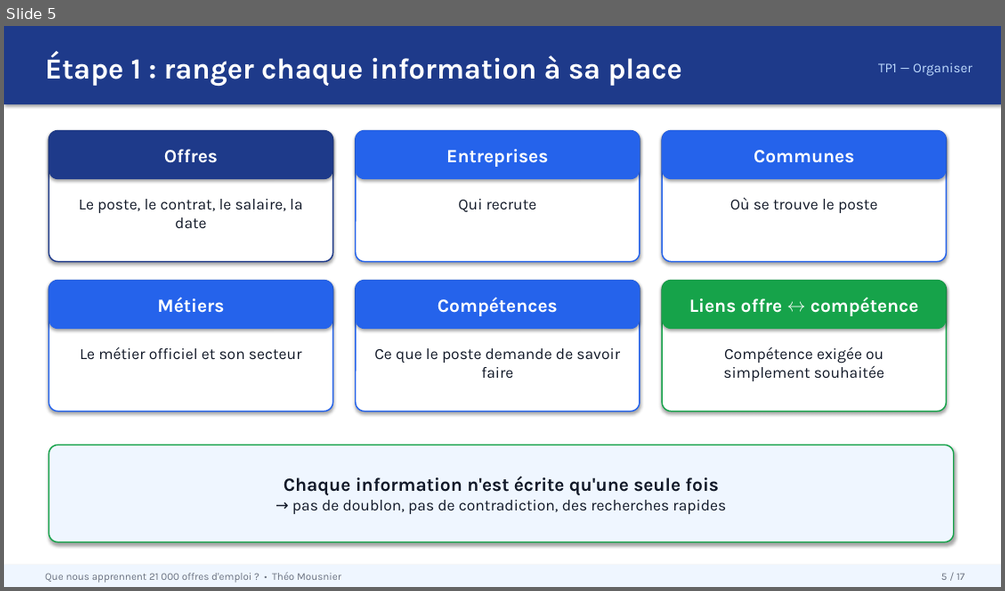
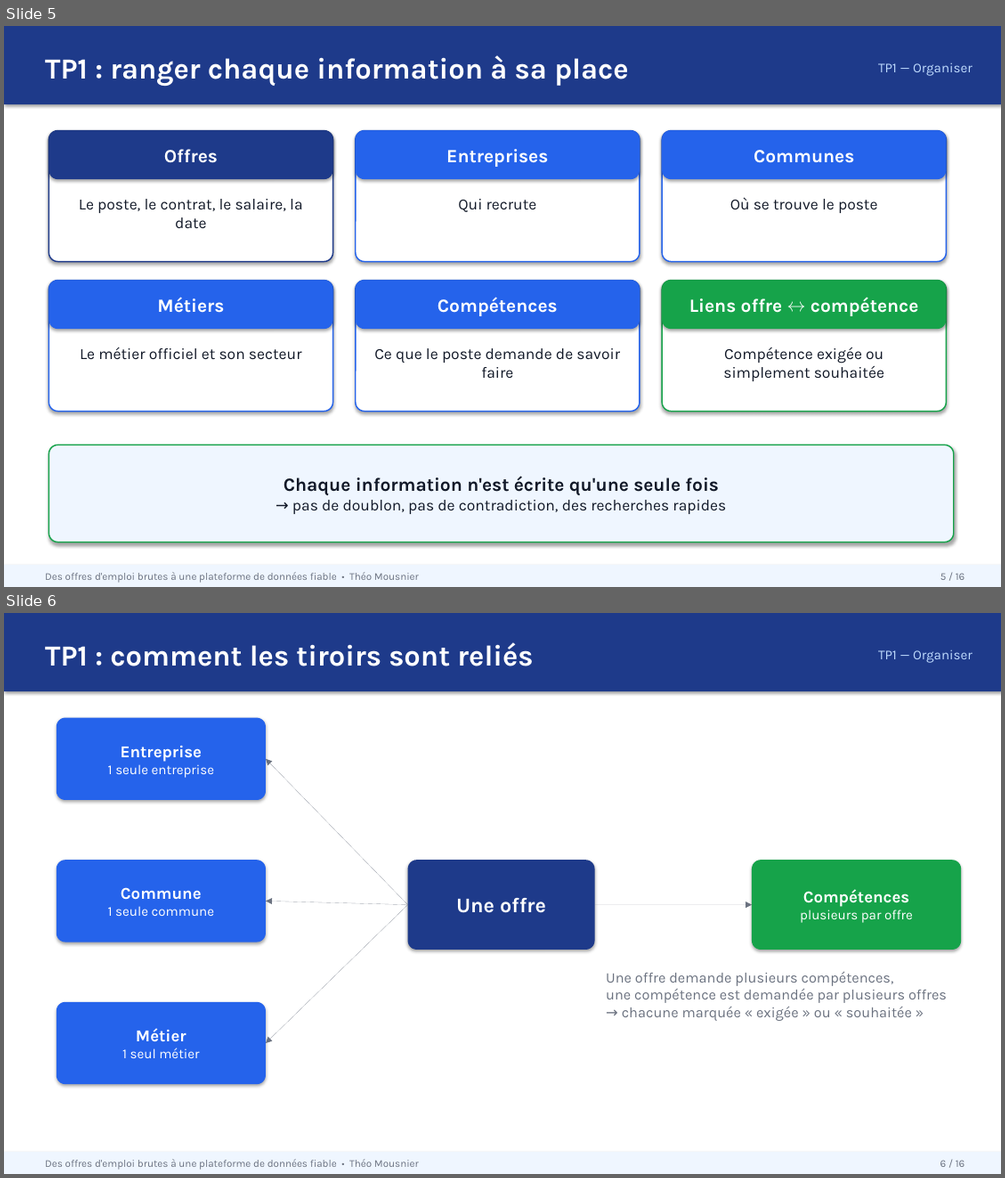
Before and after one commit to ArashiNilou/TP_Cours_Audit_Cartographie_SQL, a slide deck: docs/presentation/project-presentation.pptx. Shown one above the other, each under a label of ours: slide 5 before the commit, slides 5 and 6 after it. The pictures are 1005x591 and 1005x1178 pixels, drawn with LibreOffice and Linux fonts; fonts in the diff are those of the drawing. Boxes give left, top, right and bottom in pixels: in the first picture for what was removed or moved away, otherwise in the second. Text is boxed around its words. In the diff, an @@ line names an element or a change of style, - is before the commit and + after.

```diff
--- a/docs/presentation/project-presentation.pptx
+++ b/docs/presentation/project-presentation.pptx
@@ slide 6 added at box(4, 613, 1001, 1174), background #FFFFFF @@
@@ rectangle added at box(4, 613, 1001, 691), fill #1E3A8A @@
@@ text added at box(45, 642, 533, 666), 28 pt, text #FFFFFF, bold @@
+TP1 : comment les tiroirs sont reliés
@@ text added at box(878, 649, 972, 663), 13 pt, text #BFDBFE @@
+TP1 — Organiser
@@ rounded rectangle added at box(57, 718, 266, 800), fill #2563EB, 13 pt, text #FFFFFF @@
+Entreprise
+1 seule entreprise
@@ arrow added from (408, 905) to (266, 759), #6B7280 0.75 pt @@
@@ rounded rectangle added at box(57, 860, 266, 942), fill #2563EB, 13 pt, text #FFFFFF @@
+Commune
+1 seule commune
@@ rounded rectangle added at box(408, 860, 595, 949), fill #1E3A8A, 20 pt, text #FFFFFF, bold @@
+Une offre
@@ rounded rectangle added at box(752, 860, 961, 949), fill #16A34A, 13 pt, text #FFFFFF @@
+Compétences
+plusieurs par offre
@@ arrow added from (408, 905) to (266, 900), #6B7280 0.75 pt @@
@@ arrow added from (408, 905) to (266, 1043), #6B7280 0.75 pt @@
@@ arrow added from (595, 905) to (752, 905), #6B7280 0.75 pt @@
@@ text added at box(606, 971, 947, 1021), 14 pt, text #6B7280 @@
+Une offre demande plusieurs compétences,
+une compétence est demandée par plusieurs offres
+→ chacune marquée « exigée » ou « souhaitée »
@@ rounded rectangle added at box(57, 1002, 266, 1084), fill #2563EB, 13 pt, text #FFFFFF @@
+Métier
+1 seul métier
@@ rectangle added at box(4, 1151, 1001, 1174), fill #EFF6FF @@
@@ text added at box(45, 1159, 419, 1169), 10 pt, text #6B7280 @@
+Des offres d'emploi brutes à une plateforme de données fiable • Théo Mousnier
@@ text added at box(940, 1159, 965, 1167), 10 pt, text #6B7280 @@
+6 / 16
@@ slide 5 changed as well @@
@@ text at box(45, 55, 628, 86): text changed @@
-Étape 1 : ranger chaque information à sa place
+TP1 : ranger chaque information à sa place
@@ text at box(45, 572, 419, 582): text changed @@
-Que nous apprennent 21 000 offres d'emploi ? • Théo Mousnier
+Des offres d'emploi brutes à une plateforme de données fiable • Théo Mousnier
@@ text at box(940, 572, 965, 580): text changed @@
-5 / 17
+5 / 16
```
Also in this commit, not shown: 9 other slides changed, 5 other slides added, 7 slides removed.
